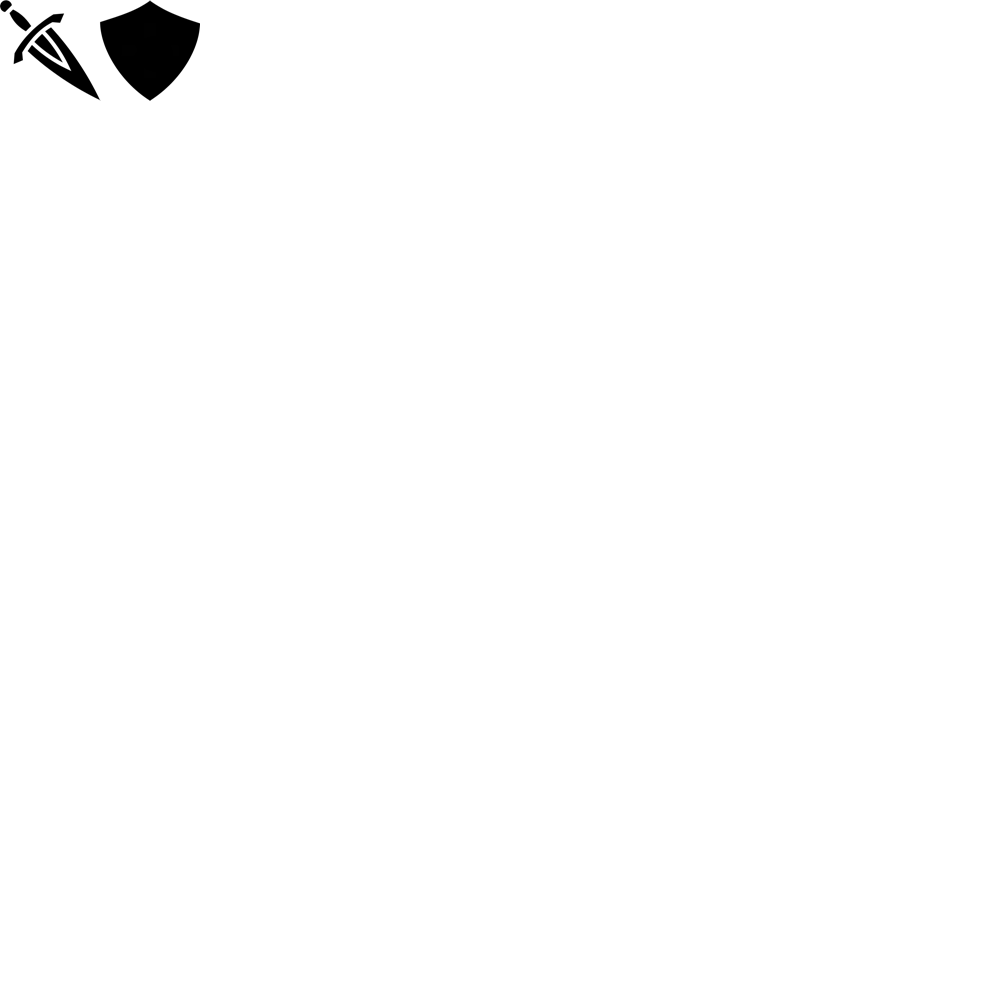
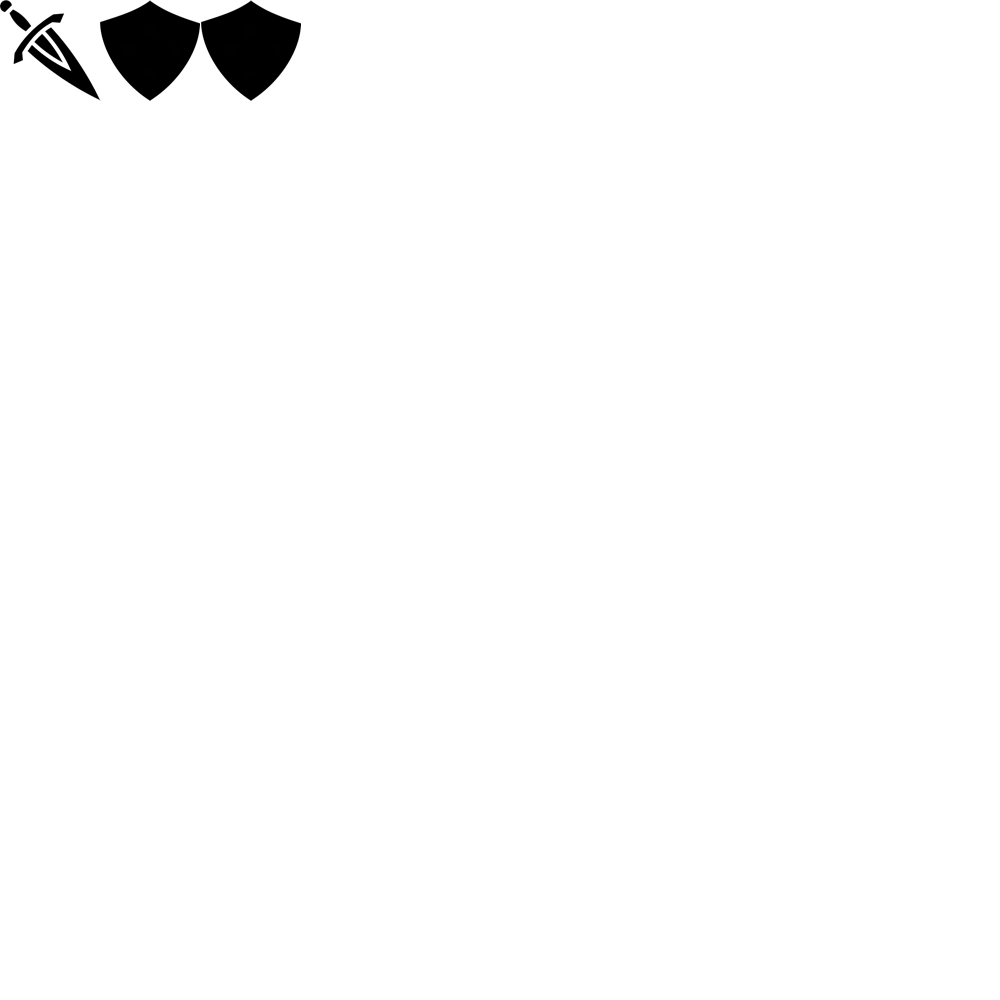
Layer changes from the first 1000x1000 image to the second:
added layer "healing-shield.png" (1st of 2) above "healing-shield.png" over <box>200,0,256,101</box>
painted on "healing-shield.png" (2nd of 2) over <box>200,0,301,101</box>
